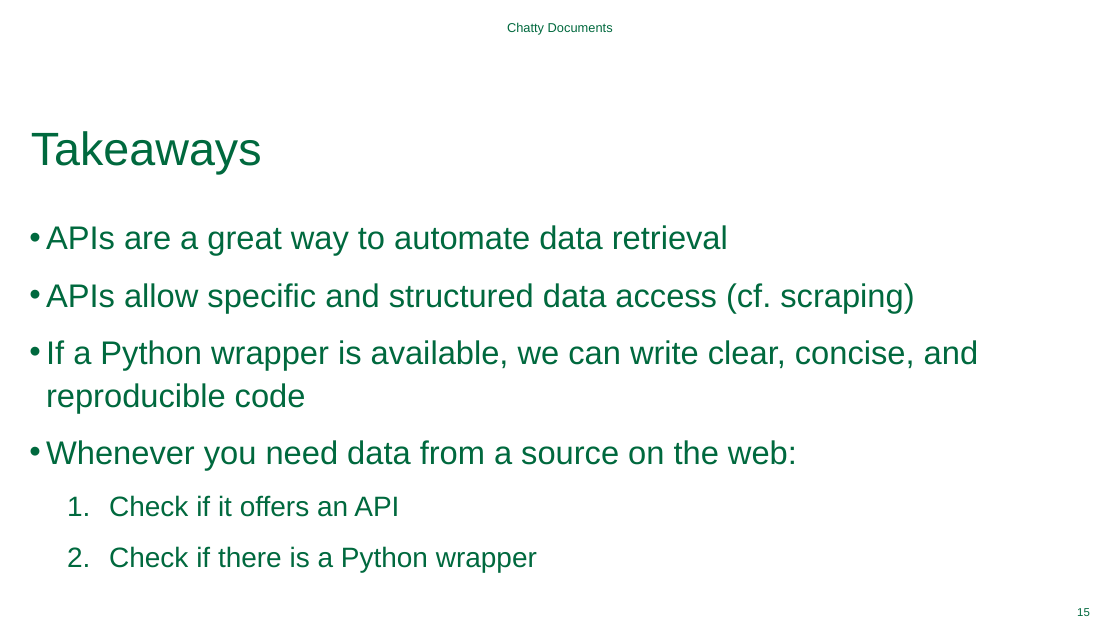
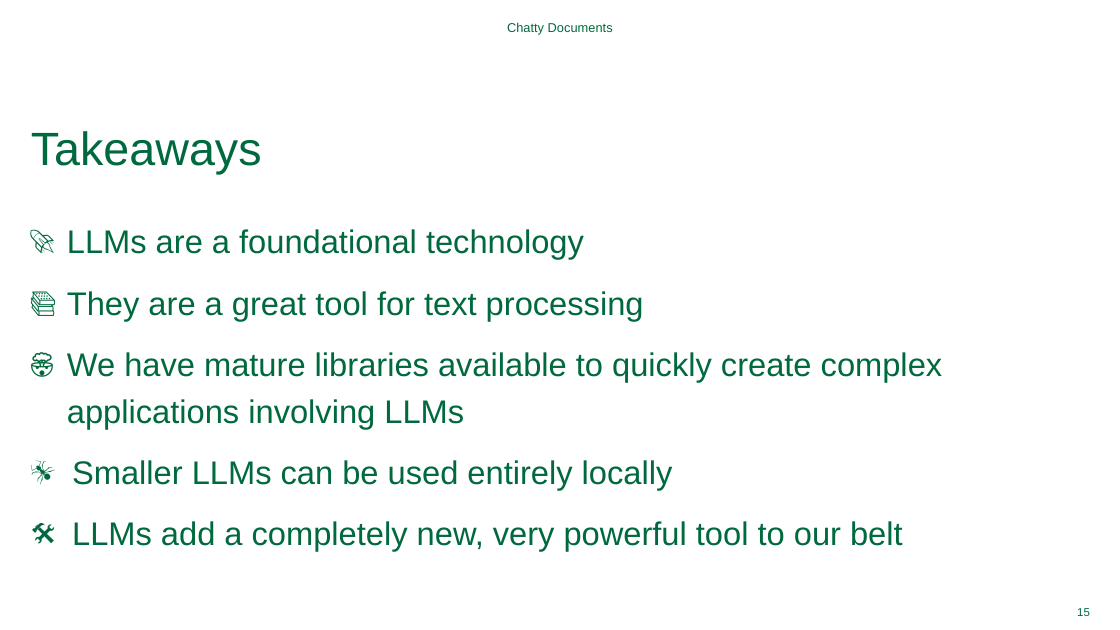
Before and after one commit to Dartmouth-Libraries/chatty-documents, a slide deck: slide 15 of ppt/chatty-documents.pptx. Drawn at 1120x630 pixels with LibreOffice and Linux fonts; fonts in the diff are those of the drawing; background and template pictures are left out. Boxes give left, top, right and bottom in pixels: in the first picture for what was removed or moved away, otherwise in the second. Text is boxed around its words. In the diff, an @@ line names an element or a change of style, - is before the commit and + after.

```diff
--- a/ppt/chatty-documents.pptx
+++ b/ppt/chatty-documents.pptx
@@ text at box(67, 229, 943, 551): text changed @@
-• APIs are a great way to automate data retrieval
-• APIs allow specific and structured data access (cf. scraping)
-• If a Python wrapper is available, we can write clear, concise, and reproducible code
-• Whenever you need data from a source on the web:
-  1. Check if it offers an API
-  2. Check if there is a Python wrapper
+🚀 LLMs are a foundational technology
+📚 They are a great tool for text processing
+🤯 We have mature libraries available to quickly create complex applications involving LLMs
+🐜 Smaller LLMs can be used entirely locally
+🛠️ LLMs add a completely new, very powerful tool to our belt
```
Also in this commit, not shown: 5 other slides changed, 4 slides added, 4 slides removed, 2 other files.
